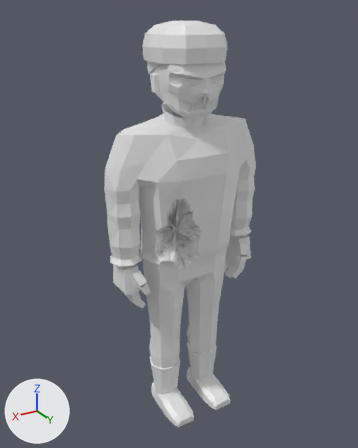
One commit to the glTF model assets/models/zombie_soldier_m_b1.glb: the scene before it, then after it.
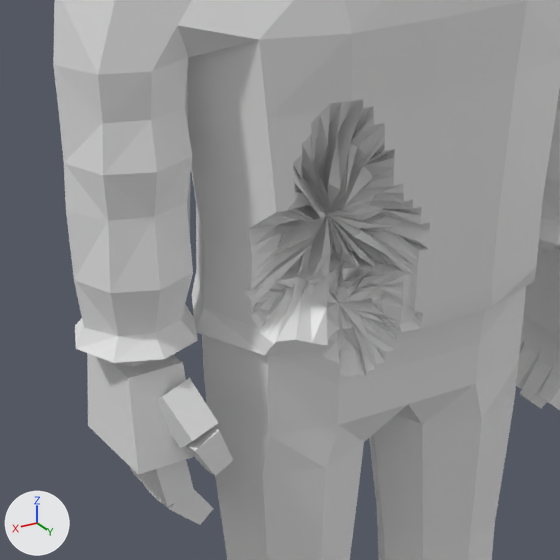
Old and new are each drawn whole from a camera (50 mm lens) standing at (1.184, 1.917, 2.011) and looking at (0.022, -0.02, 1.043) and again close up on the part from 25% to 66% of the width and 39% to 71% of the height. The axes (+X, +Y, +Z) are drawn at lower left. The lights are the same throughout. The older version's two pictures come first. Vertices at exactly the same position are counted once.

The scene before the commit, as lines of its bpy script (objects in view):
```python
me_zombie_soldier_m_b1 = bpy.data.meshes.new('zombie_soldier_m_b1')
me_zombie_soldier_m_b1.from_pydata(...)  # 2379 vertices, 4610 faces; spans x -0.41..0.41, y -0.18..0.22, z 0.0..1.97
ob_zombie_soldier_m_b1 = bpy.data.objects.new('zombie_soldier_m_b1', me_zombie_soldier_m_b1)
ob_zombie_soldier_m_b1.location = (0.0, 0.0, 0.0)
```
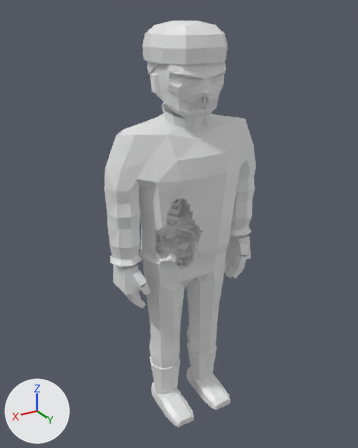
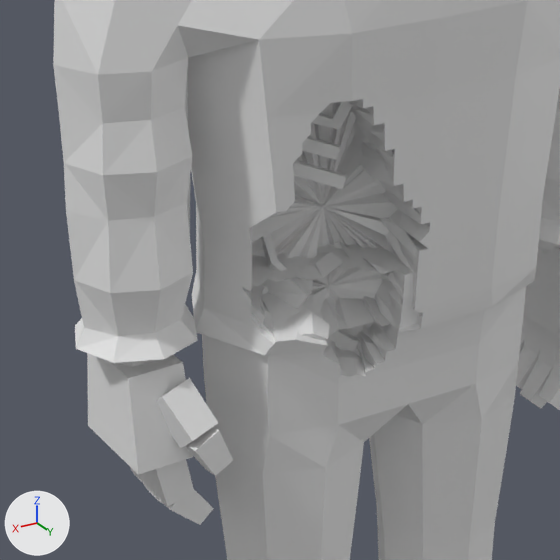
Boxes (x1, y1, x2, y2) around the edits, measured in the close-ups (560 x 560 px; the box of a moved part takes in the faces that stretch with it):
part 1 of me_zombie_soldier_m_b1, added
    after: (312, 102, 352, 130)
part 2 of me_zombie_soldier_m_b1, added
    after: (302, 136, 340, 160)
part 3 of me_zombie_soldier_m_b1, moved or reshaped
    before: (242, 99, 429, 377)
    after: (242, 99, 430, 377)

The change, as a list of edits to the scene's bpy script:
```text
Change me_zombie_soldier_m_b1:
    used by ob_zombie_soldier_m_b1; location = (0.0, 0.0, 0.0)
    remove me_zombie_soldier_m_b1.from_pydata(...)  # 2379 vertices, 4610 faces; spans x -0.41..0.41, y -0.18..0.22, z 0.0..1.97
    add me_zombie_soldier_m_b1.from_pydata(...)  # 2601 vertices, 4994 faces; spans x -0.41..0.41, y -0.18..0.22, z 0.0..1.97
    me_zombie_soldier_m_b1 part 1: a new loose piece of 28 vertices spanning x 0.01..0.18, y -0.1..0.1, z 1.18..1.32
    me_zombie_soldier_m_b1 part 2: a new loose piece of 24 vertices spanning x 0.02..0.18, y -0.09..0.08, z 1.15..1.26
    me_zombie_soldier_m_b1 part 3: 287 vertices moved from x 0.01..0.18, y 0.01..0.13, z 0.89..1.2 to x -0.02..0.19, y -0.02..0.12, z 0.87..1.25; 4 vertices removed from x 0.03..0.14, y 0.06..0.11, z 0.96..1.06; 68 vertices added at x -0.04..0.19, y -0.09..0.1, z 0.85..1.23
    other edits to the shape of me_zombie_soldier_m_b1 do not show in these pictures
```
